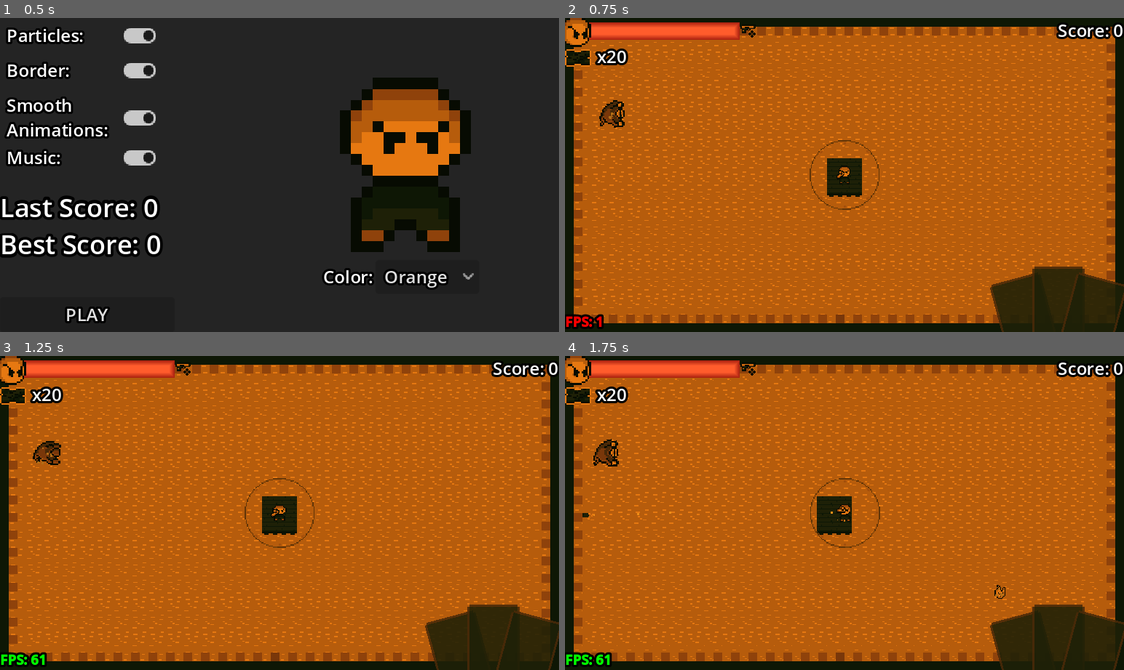
Above: before the commit, frames 1-4 (two rows, left to right).
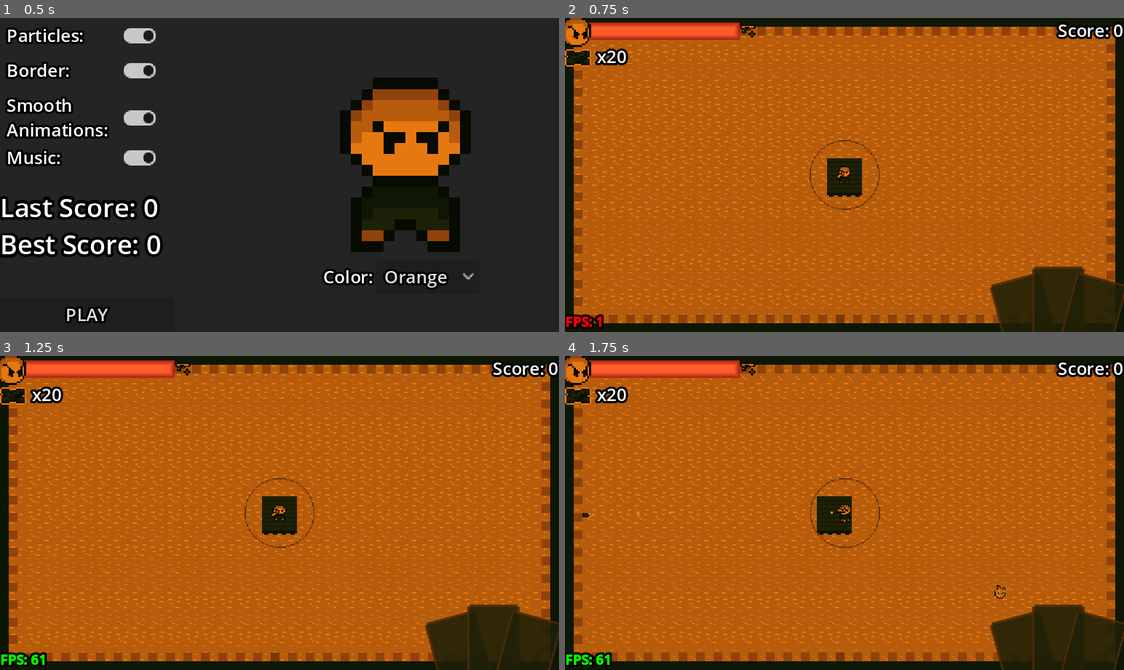
Above: after the commit, the same moments.

Repository: Marcelo-Marinho/Lava-Floor
Game: Godot game, scene res://menu.tscn
Same seed, same stepped clock (60 frames per second), same inputs: the game is played once before the commit and once after it. Sound files missing from this copy of the repository are replaced by a short silence.
Inputs (mouse positions are in pixels of both pictures, inside the frame that each line leads up to):
- Up to frame 1 (0.5 s): no input
- Up to frame 2 (0.75 s): click "PLAY" at 0.5 s
- Up to frame 3 (1.25 s): no input
- Up to frame 4 (1.75 s): move the mouse to (844, 513) at 1.27 s; hold D (right) from 1.28 s (still down); click (844, 513) at 1.35 s

Frame 1 is identical in both runs. In frame 2, 0.3% of the frame differs, in the area x 6-11%, y 26-35%; in frame 3, 0.3%; in frame 4, 0.3%, in the area x 5-79%, y 26-77%.

Commit message:
New Score system

Diff:
--- a/game.gd
+++ b/game.gd
@@ -1,6 +1,8 @@
 extends Node2D
 
 @export var enemies_possible = ["fire_imp"]
+
+var first_power_up = false
 
 func _ready() -> void:
 	if Global.music:
@@ -61,30 +63,35 @@
 	obj.global_position = pos_sapwn
 	call_deferred("add_child", obj)
 
-	if Global.last_score < 100:
+	if Global.last_score < 25:
 		$Timer.start(randf_range(0.5, 2.5))
 
-	elif Global.last_score >= 100 and Global.last_score < 500:
+	elif Global.last_score >= 25 and Global.last_score < 50:
 		$Timer.start(randf_range(0.5, 2))
+		if not first_power_up:
+			$Plyr.power_up()
+			first_power_up = true
+
+	elif Global.last_score >= 50 and Global.last_score < 100:
+		$Timer.start(randf_range(0.5, 1.75))
 		if not enemies_possible.has("zombie_mine"):
 			enemies_possible.append("zombie_mine")
 
-	elif Global.last_score >= 500 and Global.last_score < 1000:
-		$Timer.start(randf_range(0.5, 1.75))
-
-	elif Global.last_score >= 1000 and Global.last_score < 2000:
-		$Timer.start(randf_range(0.25, 1.5))
+	elif Global.last_score >= 100 and Global.last_score < 500:
+		$Timer.start(randf_range(0.25, 1.75))
 		if not enemies_possible.has("sharkBuff"):
 			enemies_possible.append("sharkBuff")
 
-	elif Global.last_score >= 2000 and Global.last_score < 2500:
-		$Timer.start(randf_range(0.25, 1))
+	elif Global.last_score >= 500 and Global.last_score < 1000:
+		$Timer.start(randf_range(0.25, 1.5))
+
+	elif Global.last_score >= 1000 and Global.last_score < 1500:
+		$Timer.start(randf_range(0.25, 1.25))
 		if not enemies_possible.has("beholder"):
 			enemies_possible.append("beholder")
 
 	else:
-		$Timer.start(randf_range(0.1, 0.75))
-		enemies_possible.append("beholder")
+		$Timer.start(randf_range(0.25, 1.0))
 
 	pass # Replace with function body.
 
--- a/game.tscn
+++ b/game.tscn
@@ -1,10 +1,9 @@
-[gd_scene load_steps=9 format=3 uid="uid://c2dq5ahdnbcab"]
+[gd_scene load_steps=8 format=3 uid="uid://c2dq5ahdnbcab"]
 
 [ext_resource type="Script" path="res://game.gd" id="1_5j8jg"]
 [ext_resource type="Texture2D" uid="uid://co1d7qtu3kllj" path="res://imgs/floor.png" id="1_ei8s0"]
 [ext_resource type="PackedScene" uid="uid://chtk44e0oxoly" path="res://plyr/plyr.tscn" id="3_yk54x"]
 [ext_resource type="AudioStream" uid="uid://dhj86nndmtmjc" path="res://sounds/Card Night.mp3" id="5_r6o43"]
-[ext_resource type="PackedScene" uid="uid://b5h62i6ib3f8w" path="res://Enemies/beholder.tscn" id="6_yxr0s"]
 [ext_resource type="AudioStream" uid="uid://ydnmbc2qbaen" path="res://sounds/LavaEverywhere.mp3" id="11_b3sr4"]
 
 [sub_resource type="TileSetAtlasSource" id="TileSetAtlasSource_t7vpo"]
@@ -51,9 +50,6 @@
 volume_db = -5.0
 autoplay = true
 
-[node name="Beholder" parent="." instance=ExtResource("6_yxr0s")]
-position = Vector2(571, 503)
-
 [connection signal="timeout" from="Timer" to="." method="_on_timer_timeout"]
 [connection signal="finished" from="bgMusic" to="." method="_on_bg_music_finished"]
 [connection signal="finished" from="menuMusic" to="." method="_on_menu_music_finished"]
